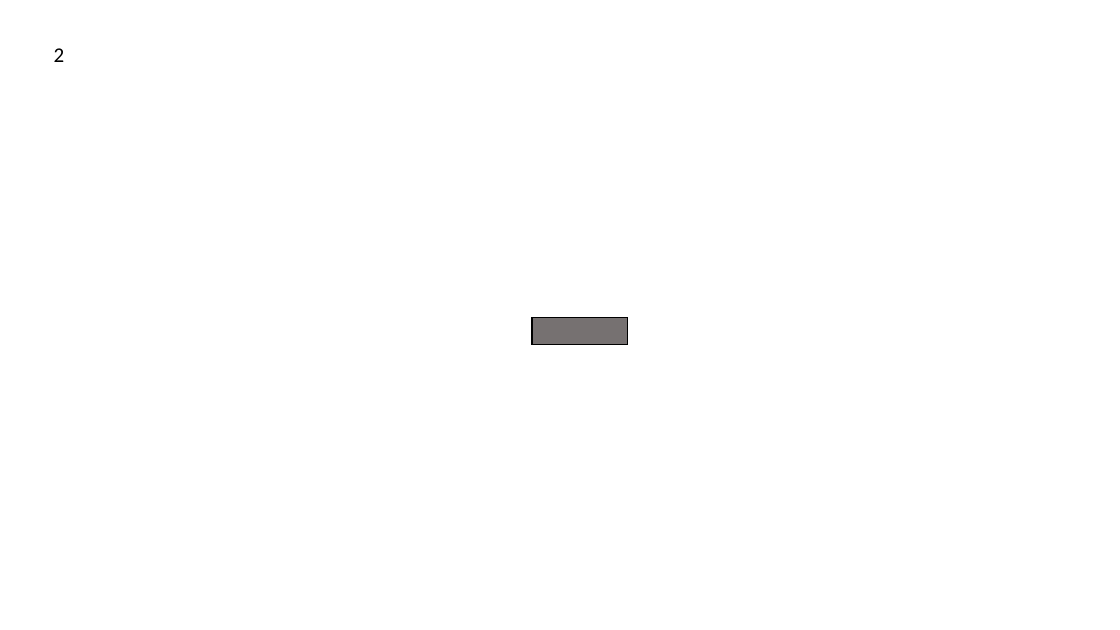
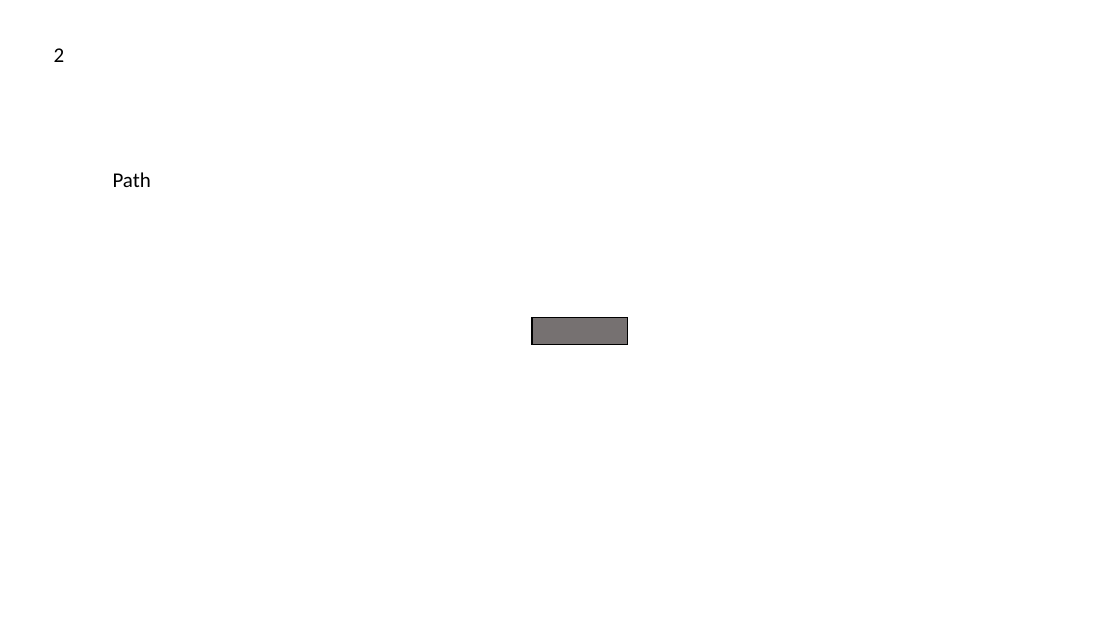
Before and after one commit to cyipt/cyipt, a slide deck: slide 2 of roadtypes.pptx. Drawn at 1120x630 pixels with LibreOffice and Linux fonts; fonts in the diff are those of the drawing. Boxes give left, top, right and bottom in pixels: in the first picture for what was removed or moved away, otherwise in the second. Text is boxed around its words. In the diff, an @@ line names an element or a change of style, - is before the commit and + after.

```diff
--- a/roadtypes.pptx
+++ b/roadtypes.pptx
@@ text added at box(113, 172, 151, 187), 18 pt, text #000000 @@
+Path
```
Also in this commit, not shown: 3 other slides changed, 9 slides added, 29 other files.
